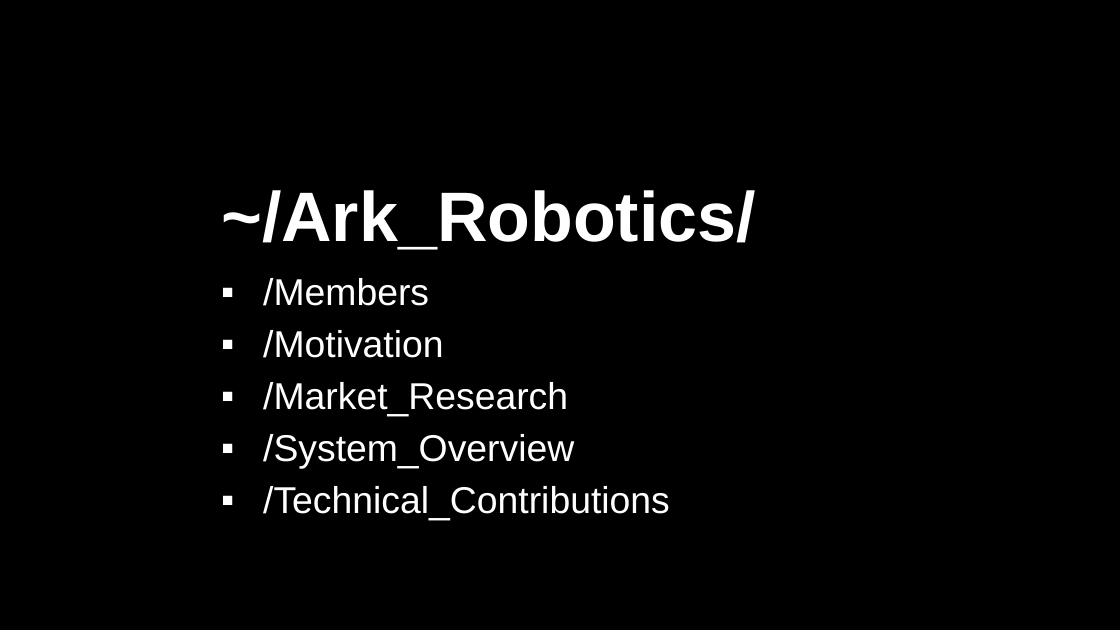
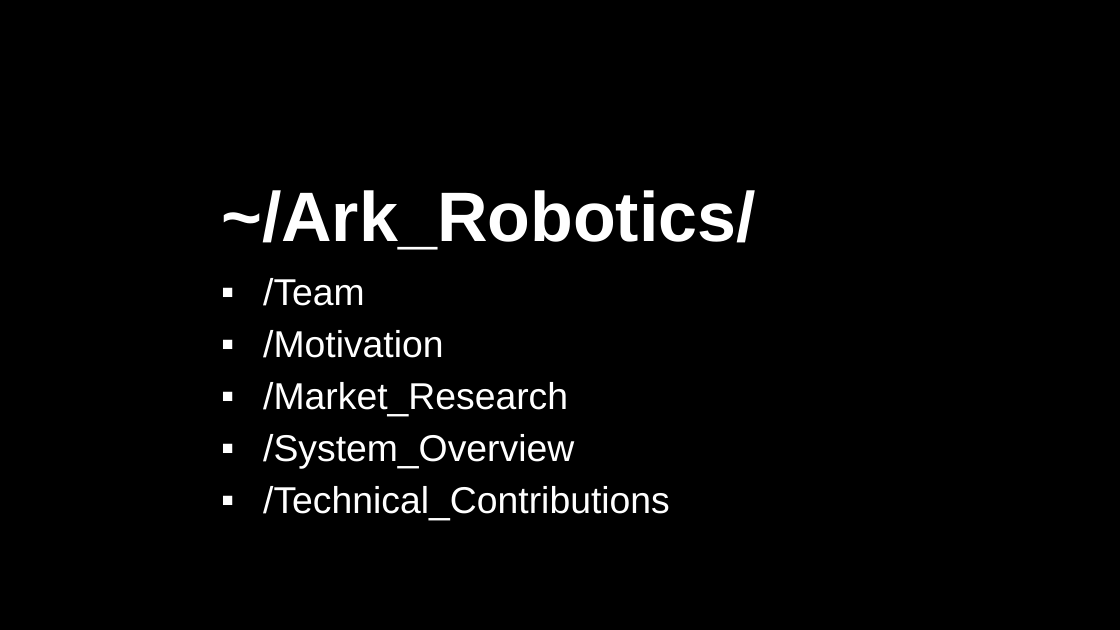
Before and after one commit to gautelg/EK505_Final_Project, a slide deck: slide 2 of Report_Presentation/Presentation.pptx. Drawn at 1120x630 pixels with LibreOffice and Linux fonts; fonts in the diff are those of the drawing; background and template pictures are left out. Boxes give left, top, right and bottom in pixels: in the first picture for what was removed or moved away, otherwise in the second. Text is boxed around its words. In the diff, an @@ line names an element or a change of style, - is before the commit and + after.

```diff
--- a/Report_Presentation/Presentation.pptx
+++ b/Report_Presentation/Presentation.pptx
@@ subtitle at [263, 278, 365, 306]: text changed @@
-▪ /Members
+▪ /Team
```
Also in this commit, not shown: 5 other slides changed, 1 slide removed, 1 other file.
